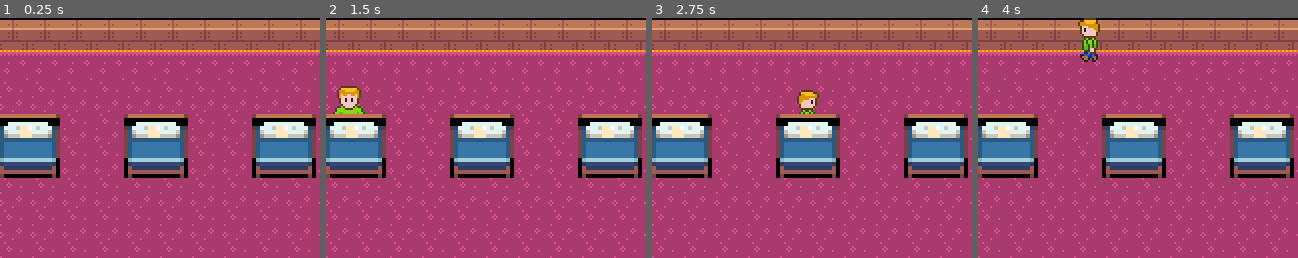
Above: before the commit, frames 1-4 (left to right).
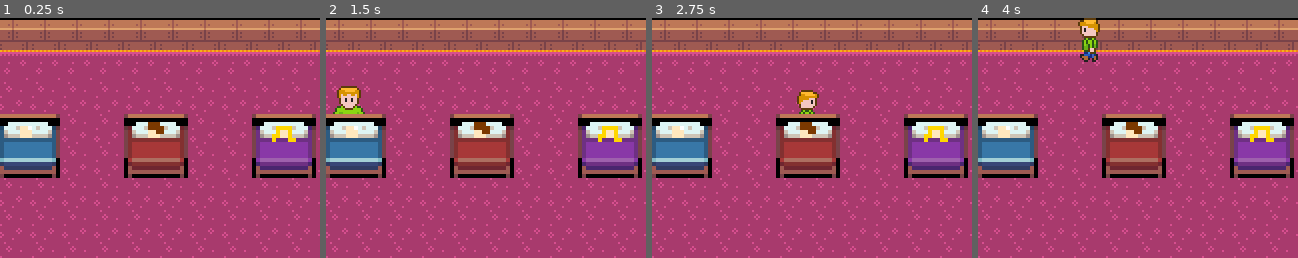
Above: after the commit, the same moments.

Repository: BeardedBry/sweet-dreams
Game: Godot game, scene res://World.tscn
Same seed, same stepped clock (60 frames per second), same inputs: the game is played once before the commit and once after it.
Inputs:
- Up to frame 1 (0.25 s): no input
- Up to frame 2 (1.5 s): tap Enter at 0.5 s; hold Right (ui_right) 0.53-1.28 s; hold Down (ui_down) from 1.28 s (still down)
- Up to frame 3 (2.75 s): release Down (ui_down) at 2.03 s; hold Right (ui_right) from 2.03 s (still down)
- Up to frame 4 (4 s): release Right (ui_right) at 2.78 s; hold Up (ui_up) 2.78-3.53 s; hold Left (ui_left) from 3.53 s (still down)
The pictures show only the part of the screen within x 31-81%, y 0-50%; the shares and areas given below are measured in that part.

The runs differ from the first frame. In frame 1, 5.2% of the frame differs, in the area x 40-98%, y 43-64%; in frame 2, 5.2%; in frame 3, 5.2%; in frame 4, 5.2%.

Commit message:
feat: select sleeper frame with export var

Diff:
--- a/Sleeper.gd
+++ b/Sleeper.gd
@@ -1,3 +1,9 @@
 extends StaticBody2D
 
-export onready var sprite = $Sprite
+
+export var sleeper: int = 0
+onready var sprite: Sprite = $Sprite
+
+
+func _ready() -> void:
+	sprite.frame = sleeper
--- a/World.tscn
+++ b/World.tscn
@@ -76,6 +76,8 @@
 
 [node name="Sleeper2" parent="YSort" instance=ExtResource( 4 )]
 position = Vector2( 176, 64 )
+sleeper = 1
 
 [node name="Sleeper3" parent="YSort" instance=ExtResource( 4 )]
 position = Vector2( 240, 64 )
+sleeper = 2
